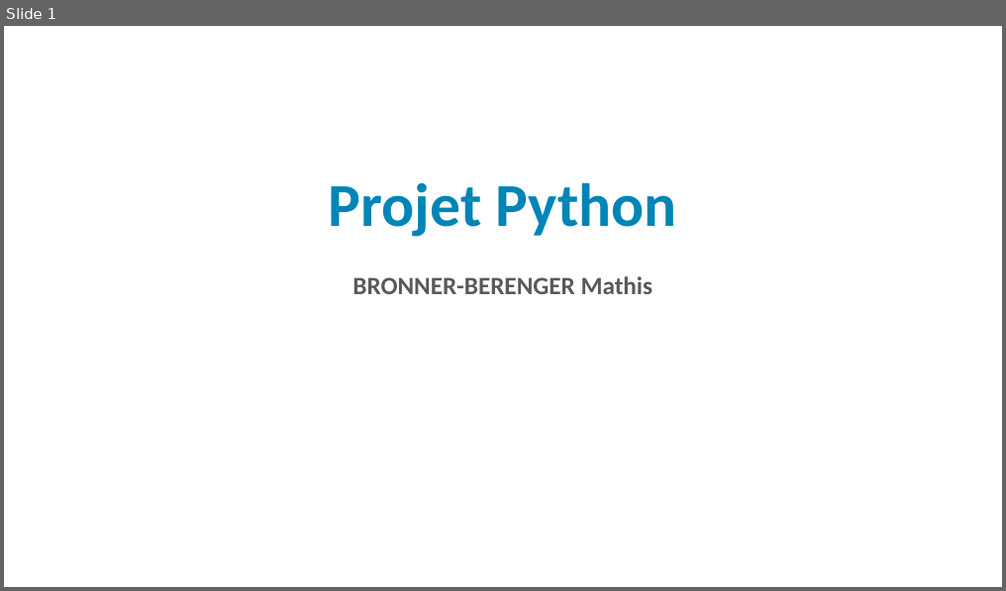
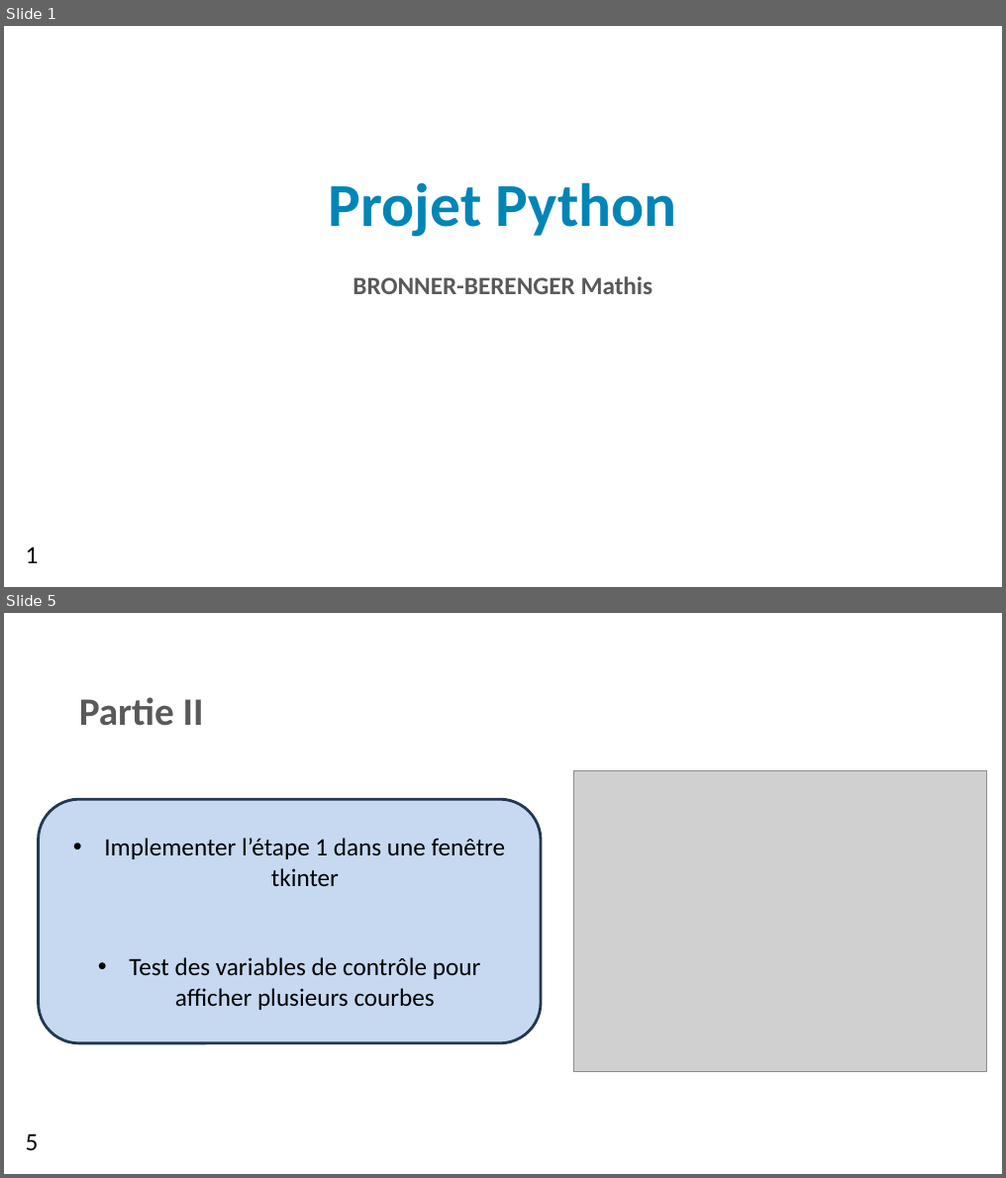
Before and after one commit to matmat201/Python_Project_M1, a slide deck: Présentation_Projet_Python.pptx. Shown one above the other, each under a label of ours: slide 1 before the commit, slides 1 and 5 after it; the slides between them are not shown. The pictures are 1006x591 and 1006x1178 pixels, drawn with LibreOffice and Linux fonts; fonts in the diff are those of the drawing; grey boxes stand for pictures; background and template pictures are left out. Boxes give left, top, right and bottom in pixels: in the first picture for what was removed or moved away, otherwise in the second. Text is boxed around its words. In the diff, an @@ line names an element or a change of style, - is before the commit and + after.

```diff
--- a/Présentation_Projet_Python.pptx
+++ b/Présentation_Projet_Python.pptx
@@ slide 5 added at (4, 613, 1002, 1174), background picture (left out) @@
@@ text added at (79, 697, 204, 726), 28 pt, text #595959, bold @@
+Partie II
@@ picture added at (574, 770, 986, 1072) @@
@@ rounded rectangle added at (38, 799, 540, 1044), fill #C6D9F1, outline #233953 2 pt, 18 pt, text #000000 @@
+• Implementer l’étape 1 dans une fenêtre tkinter
+• Test des variables de contrôle pour afficher plusieurs courbes
@@ text added at (26, 1134, 39, 1151), 18 pt, text #000000 @@
+5
@@ slide 1 changed as well @@
@@ text added at (26, 547, 39, 564), 18 pt, text #000000 @@
+1
```
Also in this commit, not shown: 10 other slides added, 1 slide removed.
